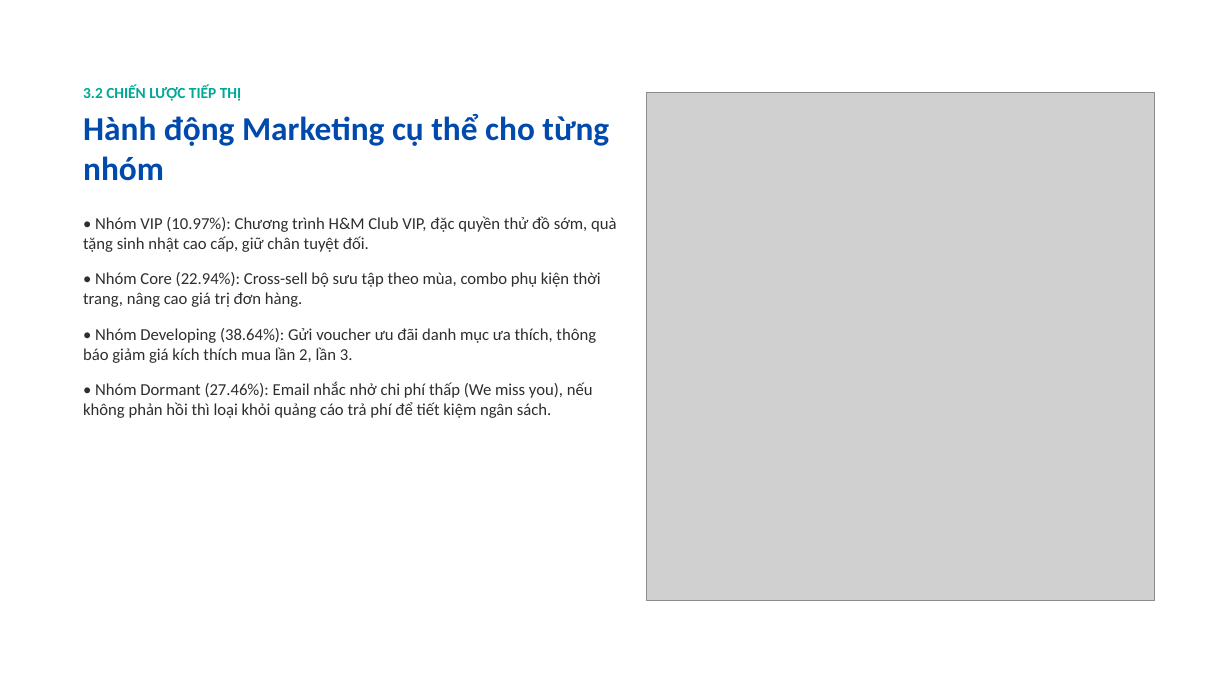
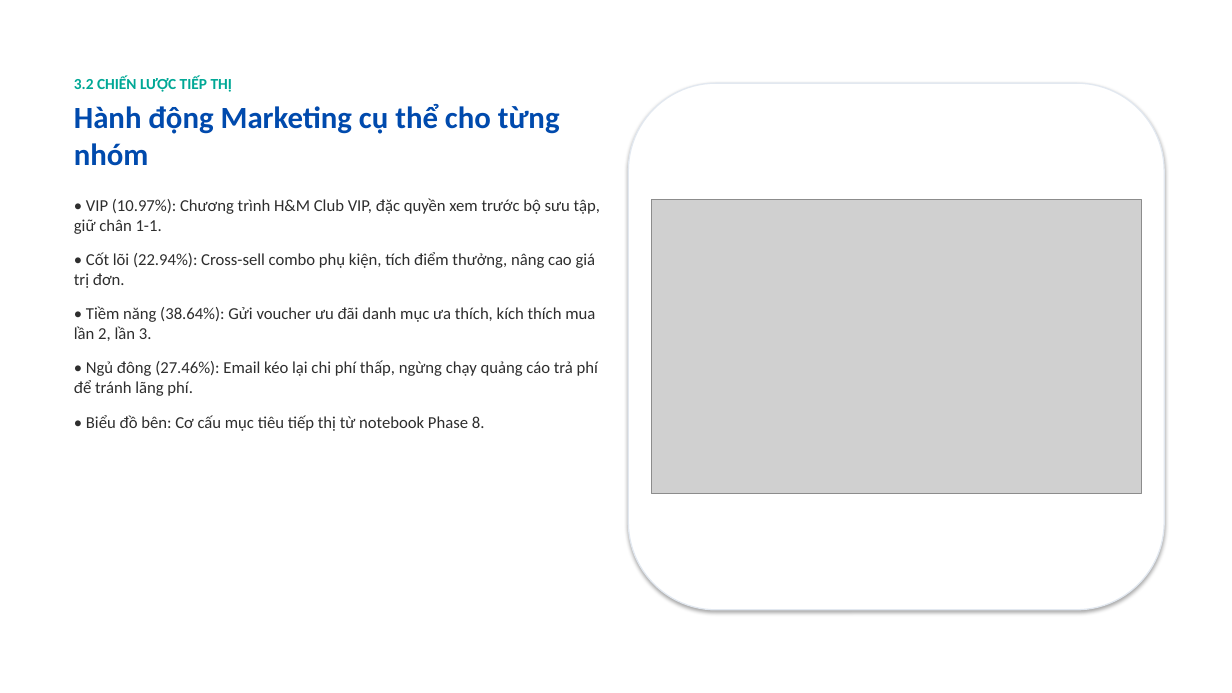
Before and after one commit to TminTtapcode/BTL_PTDL, a slide deck: slide 15 of docs/Slide_Thuyet_Trinh_HM_Modern_Minimal_16_Slides.pptx. Drawn at 1232x693 pixels with LibreOffice and Linux fonts; fonts in the diff are those of the drawing; grey boxes stand for pictures; background and template pictures are left out. Boxes give left, top, right and bottom in pixels: in the first picture for what was removed or moved away, otherwise in the second. Text is boxed around its words. In the diff, an @@ line names an element or a change of style, - is before the commit and + after.

Commit message:
docs: perfect 16-slide presentation with exact notebook figures, card containers and preserved aspect ratios

```diff
--- a/docs/Slide_Thuyet_Trinh_HM_Modern_Minimal_16_Slides.pptx
+++ b/docs/Slide_Thuyet_Trinh_HM_Modern_Minimal_16_Slides.pptx
@@ text "3.2 CHIẾN LƯỢC TIẾP THỊ" moved from (x1=83, y1=85, x2=616, y2=418) to (x1=74, y1=76, x2=600, y2=431) @@
@@ rounded rectangle added at (x1=628, y1=83, x2=1165, y2=610), fill #FFFFFF, outline #E2E8F0 1 pt @@
@@ text at (x1=74, y1=104, x2=560, y2=166): size 26 to 24 pt in "Hành động Marketing cụ thể cho từng ..."; less space between paragraphs @@
@@ text at (x1=74, y1=198, x2=600, y2=431): text changed @@
-• Nhóm VIP (10.97%): Chương trình H&M Club VIP, đặc quyền thử đồ sớm, quà tặng sinh nhật cao cấp, giữ chân tuyệt đối.
-• Nhóm Core (22.94%): Cross-sell bộ sưu tập theo mùa, combo phụ kiện thời trang, nâng cao giá trị đơn hàng.
-• Nhóm Developing (38.64%): Gửi voucher ưu đãi danh mục ưa thích, thông báo giảm giá kích thích mua lần 2, lần 3.
-• Nhóm Dormant (27.46%): Email nhắc nhở chi phí thấp (We miss you), nếu không phản hồi thì loại khỏi quảng cáo trả phí để tiết kiệm ngân sách.
+• VIP (10.97%): Chương trình H&M Club VIP, đặc quyền xem trước bộ sưu tập, giữ chân 1-1.
+• Cốt lõi (22.94%): Cross-sell combo phụ kiện, tích điểm thưởng, nâng cao giá trị đơn.
+• Tiềm năng (38.64%): Gửi voucher ưu đãi danh mục ưa thích, kích thích mua lần 2, lần 3.
+• Ngủ đông (27.46%): Email kéo lại chi phí thấp, ngừng chạy quảng cáo trả phí để tránh lãng phí.
+• Biểu đồ bên: Cơ cấu mục tiêu tiếp thị từ notebook Phase 8.
@@ picture resized from (x1=647, y1=92, x2=1155, y2=601) to (x1=652, y1=200, x2=1141, y2=494) @@
```
Also in this commit, not shown: 13 other slides changed, 2 slides added, 2 slides removed.
